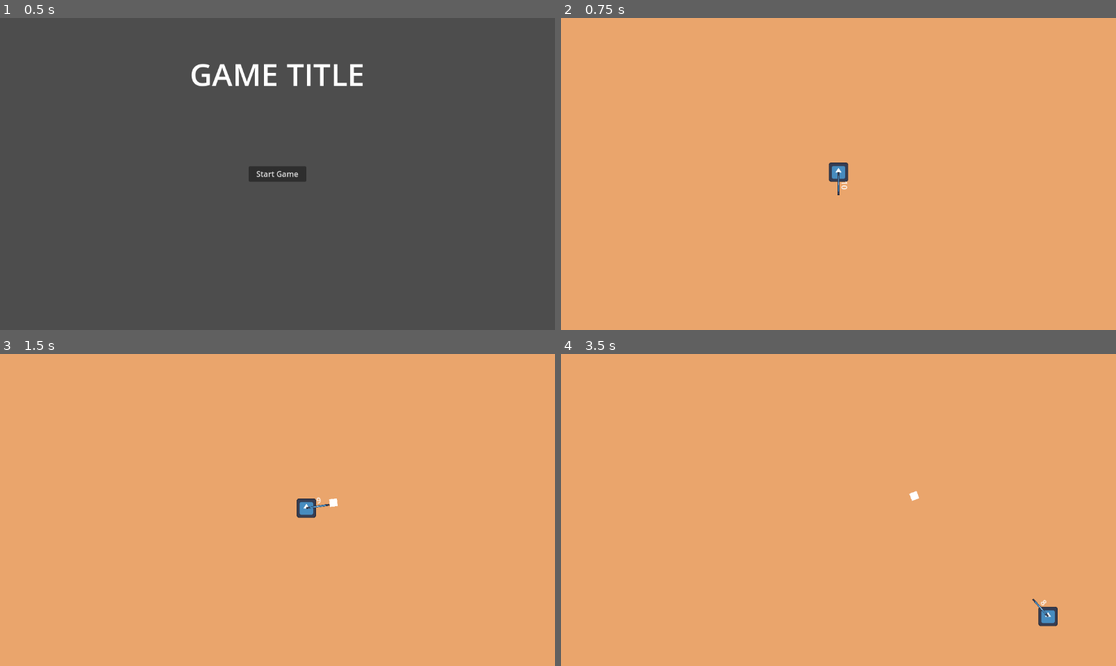
Above: before the commit, frames 1-4 (two rows, left to right).
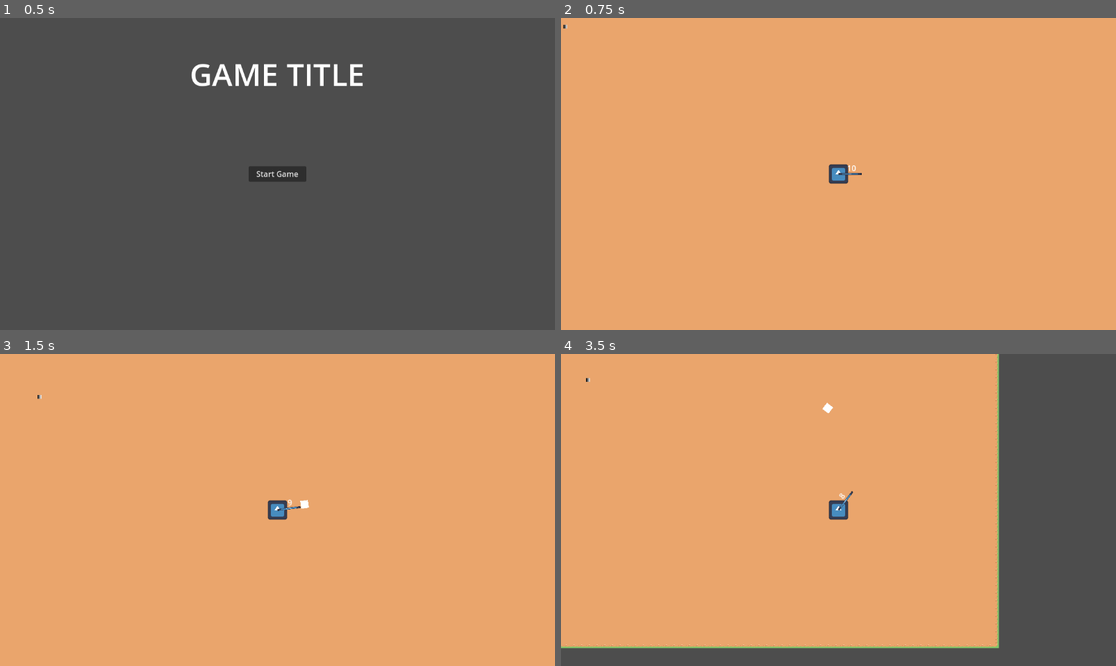
Above: after the commit, the same moments.

Repository: elloco02/gae-final-assignment
Game: Godot game, scene res://main_menu/main_menu.tscn
Two runs of this game, one before a commit and one after it. Both use one fixed random seed, a clock stepped at 60 frames per second and the inputs below. The engine's default icon, where the game draws it, is replaced by a stand-in: a white triangle on a blue panel in a dark square.
Inputs (mouse positions are in pixels of both pictures, inside the frame that each line leads up to):
- Up to frame 1 (0.5 s): no input
- Up to frame 2 (0.75 s): click "Start Game" at 0.5 s
- Up to frame 3 (1.5 s): tap Enter at 1.25 s; move the mouse to (399, 494) at 1.27 s; hold D (right) from 1.28 s (still down); click (399, 494) at 1.35 s
- Up to frame 4 (3.5 s): move the mouse to (727, 525) at 2.02 s; release D (right) at 2.03 s; hold S (down) 2.03-2.78 s; click (727, 525) at 2.1 s; move the mouse to (894, 441) at 2.77 s; hold D (right) from 2.78 s (still down); click (894, 441) at 2.85 s

Frame 1 is identical in both runs. In frame 2, 0.2% of the frame differs, in the area x 0-55%, y 2-57%; in frame 3, 0.5%; in frame 4, 27%, in the area x 0-100%, y 0-100%.

Commit message:
feat: add wavemanager

Diff:
--- a/neues-spiel/enemies/bat/bat.tscn
+++ b/neues-spiel/enemies/bat/bat.tscn
@@ -23,10 +23,11 @@
 [sub_resource type="RectangleShape2D" id="RectangleShape2D_f0cyw"]
 size = Vector2(36, 36)
 
-[node name="Bat" type="CharacterBody2D"]
+[node name="Bat" type="CharacterBody2D" node_paths=PackedStringArray("health_component")]
 collision_layer = 4
 collision_mask = 16
 script = ExtResource("1_rt4uy")
+health_component = NodePath("HealthComponent")
 
 [node name="CollisionShape2D" type="CollisionShape2D" parent="."]
 shape = SubResource("RectangleShape2D_4k4o5")
--- a/neues-spiel/enemies/cactus_dude/cactus_dude.tscn
+++ b/neues-spiel/enemies/cactus_dude/cactus_dude.tscn
@@ -23,11 +23,12 @@
 [sub_resource type="CircleShape2D" id="CircleShape2D_37uyd"]
 radius = 143.0
 
-[node name="CactusDude" type="CharacterBody2D"]
+[node name="CactusDude" type="CharacterBody2D" node_paths=PackedStringArray("health_component")]
 collision_layer = 4
 collision_mask = 16
 script = ExtResource("1_7pew1")
 speed = 40
+health_component = NodePath("HealthComponent")
 
 [node name="CollisionShape2D" type="CollisionShape2D" parent="."]
 shape = SubResource("RectangleShape2D_nblqe")
--- a/neues-spiel/enemies/enemy.gd
+++ b/neues-spiel/enemies/enemy.gd
@@ -4,6 +4,13 @@
 
 
 @export var speed: int = 200
+@export var health_component: HealthComponent
+
+
+func _ready() -> void:
+	if not health_component:
+		push_error("HealthComponent must be set for Enemy")
+		return
 
 
 func _physics_process(_delta: float) -> void:
--- a/neues-spiel/enemies/mummy/mummy.tscn
+++ b/neues-spiel/enemies/mummy/mummy.tscn
@@ -25,11 +25,12 @@
 [sub_resource type="RectangleShape2D" id="RectangleShape2D_1p1p6"]
 size = Vector2(36, 36)
 
-[node name="Mummy" type="CharacterBody2D"]
+[node name="Mummy" type="CharacterBody2D" node_paths=PackedStringArray("health_component")]
 collision_layer = 4
 collision_mask = 16
 script = ExtResource("1_chcyj")
 speed = 50
+health_component = NodePath("HealthComponent")
 
 [node name="CollisionShape2D" type="CollisionShape2D" parent="."]
 shape = SubResource("RectangleShape2D_7t3o7")
--- a/neues-spiel/enemies/scorpion/scorpion.tscn
+++ b/neues-spiel/enemies/scorpion/scorpion.tscn
@@ -23,10 +23,11 @@
 [sub_resource type="RectangleShape2D" id="RectangleShape2D_jhxi2"]
 size = Vector2(36, 36)
 
-[node name="Scorpion" type="CharacterBody2D"]
+[node name="Scorpion" type="CharacterBody2D" node_paths=PackedStringArray("health_component")]
 collision_layer = 4
 collision_mask = 16
 script = ExtResource("1_le87g")
+health_component = NodePath("HealthComponent")
 
 [node name="CollisionShape2D" type="CollisionShape2D" parent="."]
 shape = SubResource("RectangleShape2D_anpvi")
--- a/neues-spiel/utility/level.tscn
+++ b/neues-spiel/main_game/level.tscn
@@ -1,11 +1,12 @@
-[gd_scene load_steps=6 format=4 uid="uid://bsbfttkm3ssnd"]
+[gd_scene load_steps=7 format=4 uid="uid://bsbfttkm3ssnd"]
 
-[ext_resource type="Texture2D" uid="uid://c011cl5qxyi1d" path="res://assets/Tilemap/tilemap.png" id="1_7s3b7"]
-[ext_resource type="PackedScene" uid="uid://coji56ys8lkjd" path="res://player/player.tscn" id="2_7lyf1"]
-[ext_resource type="PackedScene" uid="uid://bn2ss744xne43" path="res://upgrade_menu/upgrade_menu.tscn" id="3_6utho"]
+[ext_resource type="Texture2D" uid="uid://c011cl5qxyi1d" path="res://assets/Tilemap/tilemap.png" id="1_t1tgv"]
+[ext_resource type="PackedScene" uid="uid://coji56ys8lkjd" path="res://player/player.tscn" id="2_3wu5s"]
+[ext_resource type="PackedScene" uid="uid://bn2ss744xne43" path="res://upgrade_menu/upgrade_menu.tscn" id="3_6bqof"]
+[ext_resource type="PackedScene" uid="uid://dkhehdrxphfjr" path="res://main_game/wave_manager/wave_manager.tscn" id="4_ejys3"]
 
 [sub_resource type="TileSetAtlasSource" id="TileSetAtlasSource_paxxb"]
-texture = ExtResource("1_7s3b7")
+texture = ExtResource("1_t1tgv")
 separation = Vector2i(1, 1)
 0:0/0 = 0
 1:0/0 = 0
@@ -157,12 +158,17 @@
 tile_map_data = PackedByteArray("AAD0//T/AAAAAAEAAABTAPT/AAACAAEAAABTADMAAAACAAMAAAD0/zMAAAAAAAMAAAD1/zMAAAABAAMAAAD2/z …(98224 unchanged characters)…
 tile_set = SubResource("TileSet_gldc4")
 
-[node name="Player" parent="." groups=["Players"] instance=ExtResource("2_7lyf1")]
+[node name="Player" parent="." groups=["Players"] instance=ExtResource("2_3wu5s")]
 position = Vector2(576, 320)
 
 [node name="CanvasLayer" type="CanvasLayer" parent="."]
 
-[node name="UpgradeMenu" parent="CanvasLayer" node_paths=PackedStringArray("player") instance=ExtResource("3_6utho")]
+[node name="UpgradeMenu" parent="CanvasLayer" node_paths=PackedStringArray("player") instance=ExtResource("3_6bqof")]
 unique_name_in_owner = true
 visible = false
 player = NodePath("../../Player")
+
+[node name="WaveManager" parent="." node_paths=PackedStringArray("map", "player") instance=ExtResource("4_ejys3")]
+map = NodePath("../Ground")
+player = NodePath("../Player")
+wave = 6
--- /dev/null
+++ b/neues-spiel/main_game/wave_manager/enemy_data.gd
@@ -0,0 +1,60 @@
+class_name EnemyData
+
+
+# Minimum wave at which this enemy can spawn
+var start_wave: int = 1
+
+# defines how both to which wave (dynamically) the enemy will be spawned and how much
+# lower value -> earlier in the game and more often in the earlier waves
+# higher value -> later in the game and nearly not spawned in the earlier waves
+var strength: int = 1
+
+# The scene to instantiate for this enemy
+var scene: PackedScene
+
+
+# single letter variable names to avoid warning with shadowing names
+static func create(start: int, w: int, s: PackedScene) -> EnemyData:
+	var data = EnemyData.new()
+	data.start_wave = start
+	data.strength = w
+	data.scene = s
+	return data
+
+
+static func get_enemies_to_spawn(enemies: Dictionary[String, EnemyData], wave: int, wave_multiplier: float, difficulty: float) -> Array[EnemyData]:
+	var enemies_to_spawn: Array[EnemyData] = []
+	var rng = RandomNumberGenerator.new()
+
+	var total_weight = wave * wave_multiplier * difficulty
+
+	rng.seed = total_weight
+
+	var allowed_enemies: Array[EnemyData] = get_allowed_enemies(enemies, wave)
+
+	var remaining_weight = total_weight
+	while remaining_weight > 0 and not allowed_enemies.is_empty():
+		var random_index = rng.randi() % allowed_enemies.size()
+		var enemy_data = allowed_enemies[random_index]
+
+		if enemy_data.strength <= remaining_weight:
+			enemies_to_spawn.append(enemy_data)
+			remaining_weight -= enemy_data.strength
+		else:
+			# Remove the enemy if it cannot be spawned due to weight constraints
+			allowed_enemies.remove_at(random_index)
+
+	return enemies_to_spawn
+
+
+static func get_allowed_enemies(enemies: Dictionary[String, EnemyData], wave: int) -> Array[EnemyData]:
+	var allowed_enemies: Array[EnemyData] = []
+	for enemy in enemies.values():
+		if enemy.start_wave <= wave:
+			allowed_enemies.append(enemy)
+
+	if allowed_enemies.is_empty():
+		push_error("No enemies available for the current wave: ", wave)
+		return []
+
+	return allowed_enemies
--- /dev/null
+++ b/neues-spiel/main_game/wave_manager/enemy_spawn_location.gd
@@ -0,0 +1,62 @@
+class_name EnemySpawnLocation
+
+
+static func get_spawn_position(camera: Rect2, map_bounds: Rect2) -> Vector2i:
+	# Must be outside the camera but inside the map bounds
+	var spawn_position: Vector2i
+
+	var possible_positions: Array[Rect2] = get_possible_positions(camera, map_bounds)
+
+	if possible_positions.is_empty():
+		push_error("No valid spawn positions found outside the camera bounds.")
+		return Vector2.ZERO # Return a default position if no valid spawn positions are found
+
+	# Choose a random rectangle from the possible positions
+	var random_index: int = randi() % possible_positions.size()
+	var spawn_rect: Rect2 = possible_positions[random_index]
+
+	# Choose a random position within the selected rectangle
+	spawn_position = Vector2i(
+		randi_range(spawn_rect.position.x as int, (spawn_rect.position.x + spawn_rect.size.x) as int),
+		randi_range(spawn_rect.position.y as int, (spawn_rect.position.y + spawn_rect.size.y) as int)
+	)
+
+	return spawn_position
+
+
+static func get_possible_positions(camera_rect: Rect2, area: Rect2) -> Array[Rect2]:
+	var possible_positions: Array[Rect2] = []
+
+	# Top
+	if area.position.y < camera_rect.position.y:
+		var top = area.position.y
+		var left = area.position.x
+		var width = area.size.x
+		var height = camera_rect.position.y - area.position.y
+		possible_positions.append(Rect2(left, top, width, height))
+
+	# Bottom
+	if area.position.y + area.size.y > camera_rect.position.y + camera_rect.size.y:
+		var top = camera_rect.position.y + camera_rect.size.y
+		var left = area.position.x
+		var width = area.size.x
+		var height = area.position.y + area.size.y - (camera_rect.position.y + camera_rect.size.y)
+		possible_positions.append(Rect2(left, top, width, height))
+
+	# Left
+	if area.position.x < camera_rect.position.x:
+		var top = area.position.y
+		var left = area.position.x
+		var width = camera_rect.position.x - area.position.x
+		var height = area.size.y
+		possible_positions.append(Rect2(left, top, width, height))
+
+	# Right
+	if area.position.x + area.size.x > camera_rect.position.x + camera_rect.size.x:
+		var top = area.position.y
+		var left = camera_rect.position.x + camera_rect.size.x
+		var width = area.position.x + area.size.x - (camera_rect.position.x + camera_rect.size.x)
+		var height = area.size.y
+		possible_positions.append(Rect2(left, top, width, height))
+
+	return possible_positions
--- /dev/null
+++ b/neues-spiel/main_game/wave_manager/wave_manager.gd
@@ -0,0 +1,97 @@
+class_name WaveManager
+
+extends Node2D
+
+
+# 3 Problems to solve:
+# 1: Where to spawn enemies? :check:
+# 2: When to spawn enemies?
+# 3: What and how many enemies to spawn?
+@export var map: TileMapLayer
+@export var player: Player
+@export var difficulty: float = 1
+@export var wave: int = 1
+@export var wave_multiplier: float = 5
+@export var time_per_wave: float = 30.0 # in seconds
+
+var camera: Camera2D
+var map_bounds: Rect2
+var tile_size: Vector2i
+
+var spawned_enemies: int:
+	set(value):
+		if value <= 0:
+			end_wave()
+			spawned_enemies = 0
+		else:
+			spawned_enemies = value
+
+signal endOfWave(int)
+signal startOfWave(int)
+
+var enemies: Dictionary[String, EnemyData] = {
+	"mummy": EnemyData.create(1, 1, preload("res://enemies/mummy/mummy.tscn")),
+	"bat": EnemyData.create(2, 3, preload("res://enemies/bat/bat.tscn")),
+	"cactus_dude": EnemyData.create(4, 6, preload("res://enemies/cactus_dude/cactus_dude.tscn")),
+	"scorpion": EnemyData.create(6, 10, preload("res://enemies/scorpion/scorpion.tscn")),
+}
+
+func _ready():
+	for child in player.get_children():
+		if child is Camera2D:
+			camera = child
+			break
+
+	if not camera:
+		push_error("Camera2D not found in player children. Please ensure the player has a Camera2D child node.")
+
+	tile_size = map.get_used_cells()[0]
+
+	# depends on that a tile is square and not rectangle
+	map_bounds = map.get_used_rect().grow(-tile_size.x)
+	map_bounds.position = to_global(map_bounds.position)
+
+	start_wave()
+
+
+func start_wave():
+	startOfWave.emit(wave)
+
+	var enemies_to_spawn: Array[EnemyData] = EnemyData.get_enemies_to_spawn(enemies, wave, wave_multiplier, difficulty)
+	spawned_enemies = enemies_to_spawn.size()
+
+	var spawn_interval = time_per_wave / spawned_enemies if spawned_enemies > 0 else 1.0
+
+	for enemy in enemies_to_spawn:
+		var enemy_instance: Enemy = enemy.scene.instantiate()
+		if not enemy_instance:
+			push_error("Failed to instantiate enemy scene: ", enemy.scene)
+			continue
+
+		enemy_instance.global_position = EnemySpawnLocation.get_spawn_position(get_camera_rect(), map_bounds)
+		enemy_instance.health_component.on_death.connect(on_enemy_death)
+
+		get_tree().current_scene.add_child.call_deferred(enemy_instance)
+
+		print("Spawned enemy: ", enemy_instance, " at position: ", enemy_instance.global_position)
+
+		await get_tree().create_timer(spawn_interval).timeout
+
+
+func get_camera_rect() -> Rect2:
+	var rect = camera.get_viewport_rect().grow(tile_size.x)
+	rect.position = to_global(rect.position)
+	return rect
+
+
+func on_enemy_death():
+	spawned_enemies -= 1
+	if spawned_enemies < 0:
+		push_error("Spawned enemies count went below zero. This should not happen.")
+		spawned_enemies = 0
+
+
+func end_wave():
+	endOfWave.emit(wave)
+	wave += 1
+	pass
--- /dev/null
+++ b/neues-spiel/main_game/wave_manager/wave_manager.tscn
@@ -0,0 +1,8 @@
+[gd_scene load_steps=2 format=3 uid="uid://dkhehdrxphfjr"]
+
+[ext_resource type="Script" uid="uid://brjoohw40lnm" path="res://main_game/wave_manager/wave_manager.gd" id="1_mtrsd"]
+
+[node name="WaveManager" type="Node2D"]
+script = ExtResource("1_mtrsd")
+
+[node name="Timer" type="Timer" parent="."]
--- a/neues-spiel/main_menu/main_menu.gd
+++ b/neues-spiel/main_menu/main_menu.gd
@@ -2,7 +2,7 @@
 extends Control
 
 @onready var start_button: Button = $MarginContainer/HBoxContainer/VBoxContainer/StartButton
-@onready var game_level: PackedScene = preload("res://utility/level.tscn")
+@onready var game_level: PackedScene = preload("res://main_game/level.tscn")
 
 func _ready() -> void:
 	start_button.pressed.connect(_on_start_button_pressed)
--- a/neues-spiel/player/player.tscn
+++ b/neues-spiel/player/player.tscn
@@ -33,3 +33,5 @@
 
 [node name="CollisionShape2D2" type="CollisionShape2D" parent="HitboxComponent"]
 shape = SubResource("RectangleShape2D_qlg0r")
+
+[node name="Camera2D" type="Camera2D" parent="."]
--- a/neues-spiel/utility/health_component.gd
+++ b/neues-spiel/utility/health_component.gd
@@ -4,6 +4,8 @@
 @export var max_health: float = 1.0
 
 var health: float
+
+signal on_death
 
 # Called when the node enters the scene tree for the first time.
 func _ready() -> void:
@@ -15,4 +17,5 @@
 
 	# death
 	if self.health <= 0:
+		on_death.emit()
 		get_parent().queue_free()
Not shown, added: neues-spiel/main_game/wave_manager/enemy_data.gd.uid
Not shown, added: neues-spiel/main_game/wave_manager/enemy_spawn_location.gd.uid
Not shown, added: neues-spiel/main_game/wave_manager/wave_manager.gd.uid
